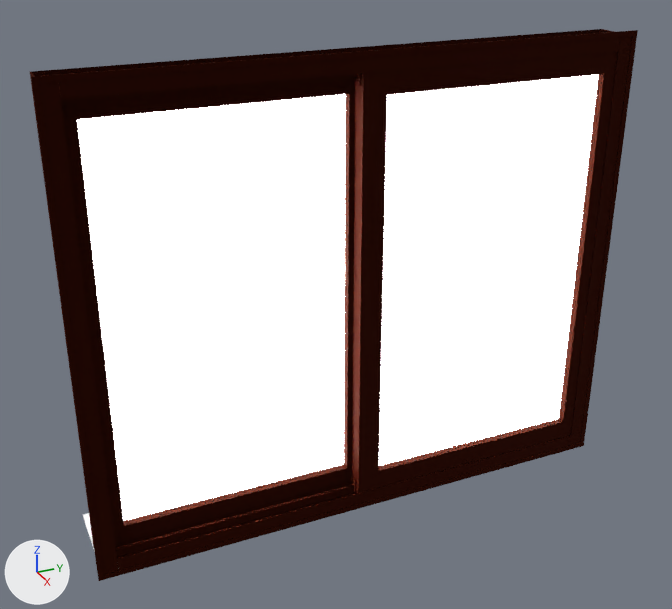
Two versions of the glTF model client/public/models/window_active.glb, one commit apart.
Before and after are seen from a camera (50 mm lens) standing at (1.69, -1.77, 4.06) and looking at (-2.06, -0.09, 2.19). The lights are fixed; the arrows at lower left show +X, +Y and +Z. Vertices at the same position are counted once.

Objects in the first picture: 'window_active'.
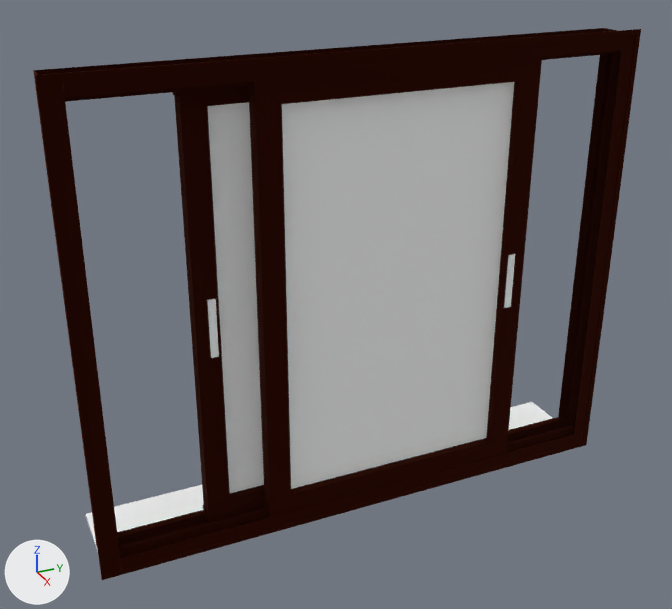
Commit message: window_active fixed

Changed parts and their boxes (x1, y1, x2, y2) in the pictures (672 x 609 px; the box of a moved part takes in the faces that stretch with it):
'window_active', reshaped: before (30, 29, 638, 581); after (33, 28, 641, 580)
part 1 of me_windows_sill_003, moved or reshaped: before (30, 29, 632, 575); after (33, 28, 635, 574)
part 2 of me_windows_sill_003, moved or reshaped: before (31, 30, 638, 581); after (35, 29, 641, 580)
part 3 of me_windows_sill_003, moved or reshaped: before (61, 77, 355, 547); after (174, 86, 264, 522)
part 4 of me_windows_sill_003, moved or reshaped: before (352, 51, 618, 493); after (249, 57, 542, 517)
part 5 of me_windows_sill_003, moved or reshaped: before (351, 477, 357, 493); after (264, 500, 269, 517)
part 6 of me_windows_sill_003, moved or reshaped: before (355, 73, 361, 86); after (247, 82, 253, 95)
part 7 of me_windows_sill_003, moved or reshaped (not visible before): after (207, 299, 219, 358)
part 8 of me_windows_sill_003, moved or reshaped (not visible before): after (504, 254, 515, 308)

The change, as a diff of the scene's bpy script:
```diff
--- a/client/public/models/window_active.glb.py
+++ b/client/public/models/window_active.glb.py
@@ mat_sill_material_017 @@
+mat_sill_material_017 = principled_material('Sill_material.017')
+mat_sill_material_017.base_color = (1.0, 1.0, 1.0)  # white #ffffff
+mat_sill_material_017.metallic = 1.0
+mat_sill_material_017.roughness = 1.0
@@ me_windows_sill_003 @@
 me_windows_sill_003.from_pydata(...)  # 798 vertices, 1488 faces; spans x -2.32..-1.83, y -1.38..1.35, z 1.13..3.42
 # used by ob_window_active; location = (0.0, 0.0, 0.0)
+# me_windows_sill_003 part 1: the loose piece of 102 vertices spanning x -2.32..-1.83, y -1.36..1.33, z 1.13..3.4 is moved by (0.0, 0.02, 0.0)
+# me_windows_sill_003 part 2: the loose piece of 16 vertices spanning x -1.83, y -1.38..1.35, z 1.13..3.42 is moved by (0.0, 0.02, 0.0)
+# me_windows_sill_003 part 3: the loose piece of 36 vertices spanning x -2.0..-1.93, y -1.34..0.03, z 1.21..3.34 is moved by (0.0, 0.52, 0.0)
+# me_windows_sill_003 part 4: the loose piece of 36 vertices spanning x -1.92..-1.84, y -0.06..1.3, z 1.21..3.34 is moved by (0.0, -0.48, 0.0)
+# me_windows_sill_003 part 5: the loose piece of 16 vertices spanning x -1.9..-1.86, y -0.07..-0.06, z 1.21..1.28 is moved by (0.0, -0.48, 0.0)
+# me_windows_sill_003 part 6: the loose piece of 16 vertices spanning x -1.9..-1.86, y -0.07..-0.06, z 3.27..3.34 is moved by (0.0, -0.48, 0.0)
+# me_windows_sill_003 part 7: the loose piece of 104 vertices spanning x -1.98..-1.97, y -0.11..-0.08, z 2.05..2.33 is moved by (0.05, -0.65, 0.06)
+# me_windows_sill_003 part 8: the loose piece of 104 vertices spanning x -1.98..-1.97, y 0.04..0.08, z 2.05..2.33 is moved by (0.14, 0.69, 0.06)
 me_windows_sill_003.materials.append(mat_sill_material_007)
@@ me_windows_sill_003 @@
 me_windows_sill_003.materials.append(mat_window_material_003)
-me_windows_sill_003.materials.append(mat_glass_material_003)  # black #000000
+me_windows_sill_003.materials.append(mat_sill_material_017)  # white #ffffff
```
